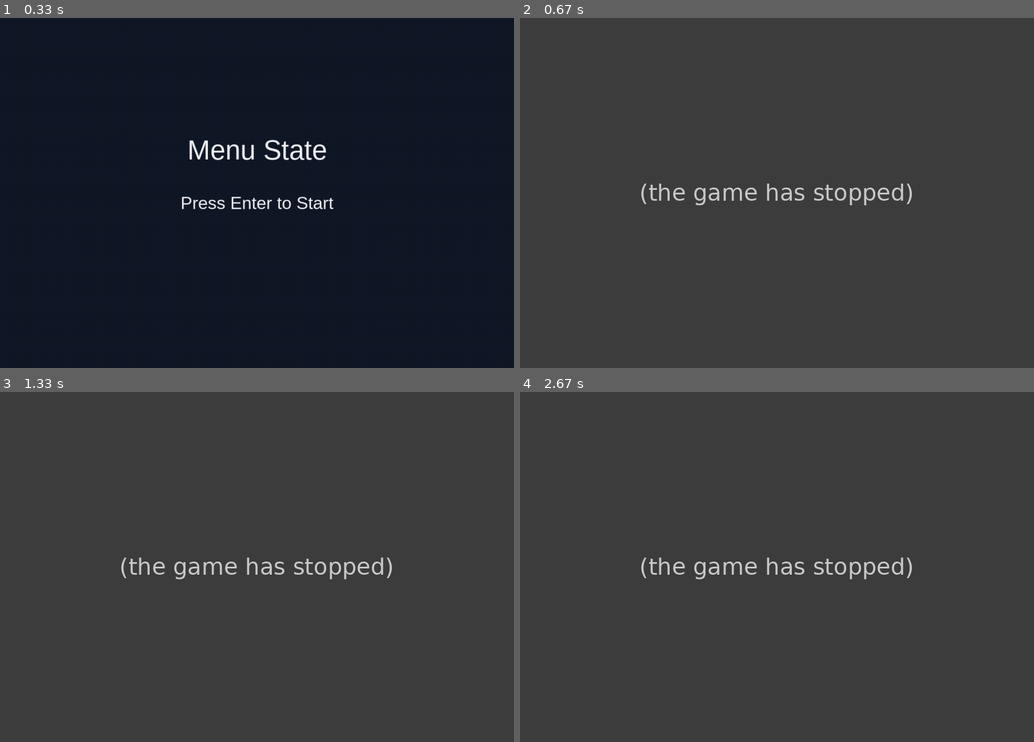
Above: before the commit, frames 1-4 (two rows, left to right).
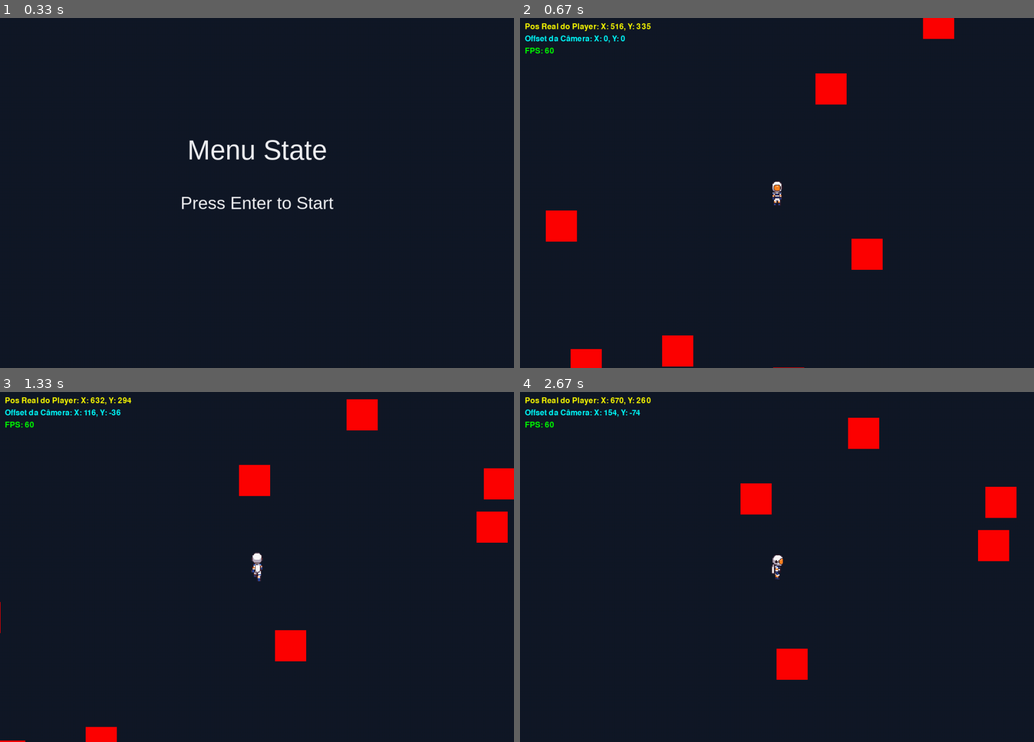
Above: after the commit, the same moments.

Repository: vitorpsogarcia/terranon
Game: pygame game, started from src/main.py
Two runs of this game, one before a commit and one after it. Both use one fixed random seed, a clock stepped at 60 frames per second and the inputs below.
Inputs:
- Up to frame 1 (0.33 s): no input
- Up to frame 2 (0.67 s): tap Enter at 0.33 s
- Up to frame 3 (1.33 s): hold D 0.67-1.13 s; hold W from 1.17 s (still down)
- Up to frame 4 (2.67 s): release W at 1.47 s; hold D 1.5-1.97 s; tap K at 1.65 s; tap Enter at 2, 2.33 s

Frame 1 is identical in both runs. In frame 2, 100% of the frame differs, in the area x 0-100%, y 0-100%; in frame 3, 100%; in frame 4, 100%.
Error before the commit: TypeError: CharacterAnimator.__init__() takes from 2 to 4 positional arguments but 5 were gi...; the game stopped at 0.33 s (later frames are placeholders)

Commit message:
refactor: Substituição do animador legado por CharacterAnimator e atualização das propriedades do quadro.

Diff:
--- a/src/entities/character/player.py
+++ b/src/entities/character/player.py
@@ -1,43 +1,30 @@
 import pygame
-from core.settings.settings import PLAYER_KEYS, SCALE_PLAYER, PLAYER_BASE_SPEED, FRAME_WIDTH_PLAYER, FRAME_HEIGHT_PLAYER
+from core.enums.character_state_enum import CharacterStateEnum
+from core.settings.settings import PLAYER_KEYS, SCALE_PLAYER, PLAYER_BASE_SPEED
 from entities.character.character_animator import CharacterAnimator
 from entities.character.characters import Character
-from core.animator_component import AnimatorComponent
 from utils.direction import get_direction_str_by_vector
 
 class Player(Character):
     def __init__(self, axle_x: float, axle_y: float, *groups: pygame.sprite.Group):
         super().__init__(axle_x, axle_y, speed=PLAYER_BASE_SPEED, *groups)
-        self.frame_width = FRAME_WIDTH_PLAYER
-        self.frame_height = FRAME_HEIGHT_PLAYER
         self.scale = SCALE_PLAYER
         self._last_direction = "S"
         self.render_layer = 1
 
-        self.animator = AnimatorComponent(self)
+        self._animator = CharacterAnimator("player", scale=self.scale)
 
-        legacy = CharacterAnimator("player", self.frame_width, self.frame_height, self.scale)
+        self._animator.update(0.0, CharacterStateEnum.IDLE, self._last_direction)
+        self.image = self._animator.get_frame()
+        self.rect = self.image.get_rect(topleft=(round(axle_x), round(axle_y)))
 
-        if not getattr(legacy, "sprites", None):
-            self.image = pygame.Surface((self.frame_width, self.frame_height)).convert_alpha()
-            self.image.fill((0, 255, 0))
-            self.rect = self.image.get_rect(topleft=(round(axle_x), round(axle_y)))
-        else:
-            for direction, frames in legacy.sprites.items():
-                if isinstance(frames, pygame.Surface):
-                    self.animator.add_animation(f"idle_{direction}", [frames], frame_duration=1.0)
-                    self.animator.add_animation(f"walking_{direction}", [frames], frame_duration=1.0)
-                    self.animator.add_animation(f"running_{direction}", [frames], frame_duration=1.0)
-                else:
-                    idle = frames[0]
-                    run_frames = frames[1:] if len(frames) > 1 else [idle]
-                    self.animator.add_animation(f"idle_{direction}", [idle], frame_duration=1.0)
-                    self.animator.add_animation(f"walking_{direction}", run_frames, frame_duration=1/5.0)
-                    self.animator.add_animation(f"running_{direction}", run_frames, frame_duration=1/10.0)
+    @property
+    def frame_width(self) -> int:
+        return self.image.get_width() if self.image else 0
 
-            self.animator.play(f"idle_{self._last_direction}")
-            self.animator.update(0.0)
-            self.rect.topleft = (round(axle_x), round(axle_y))
+    @property
+    def frame_height(self) -> int:
+        return self.image.get_height() if self.image else 0
 
     def process_event(self, event: pygame.event.Event):
         pass
@@ -68,14 +55,16 @@
     def update(self, dt: float):
         self.handle_input()
 
-        state = "idle"
+        state = CharacterStateEnum.IDLE
         if self.direction.x != 0 or self.direction.y != 0:
-            state = "walking"
-            if (abs(self.direction.x) > 1 or abs(self.direction.y) > 1):
-                state = "running"
+            state = CharacterStateEnum.MOVING
 
-        anim_name = f"{state}_{self._last_direction}"
-        self.animator.play(anim_name)
-        self.animator.update(dt)
+
+        self._animator.update(dt, state, self._last_direction)
+        self.image = self._animator.get_frame()
+
+
+        old_center = self.rect.center
+        self.rect = self.image.get_rect(center=old_center)
 
         super().update(dt)
